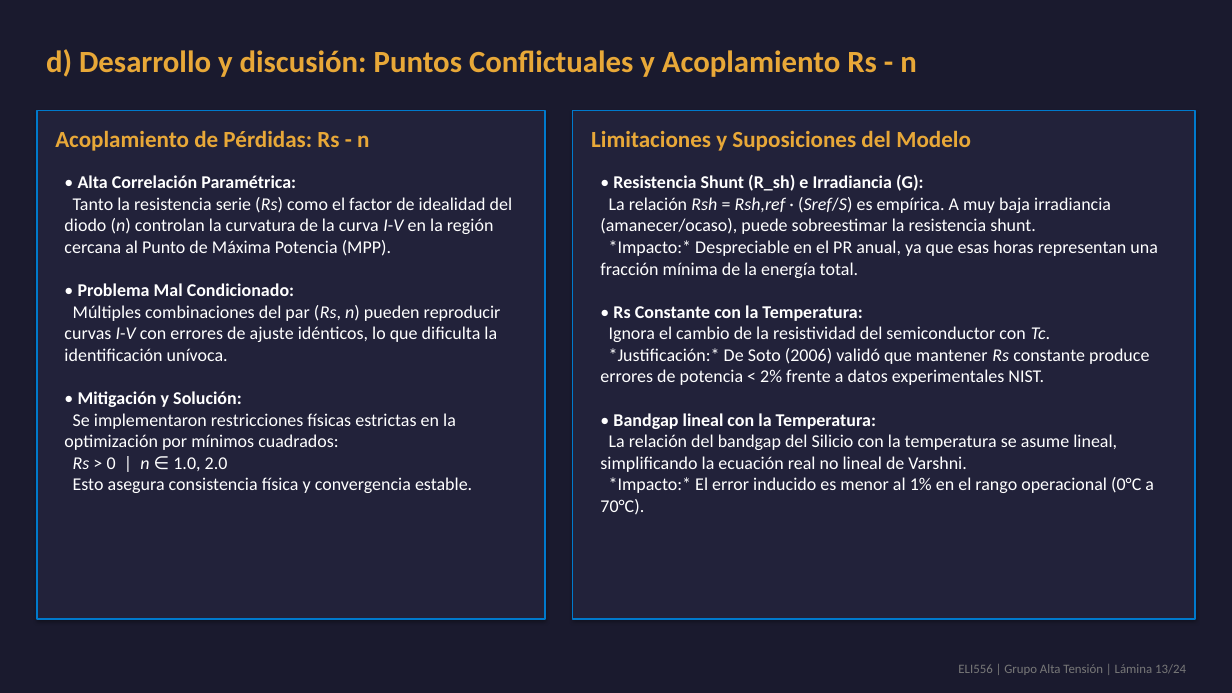
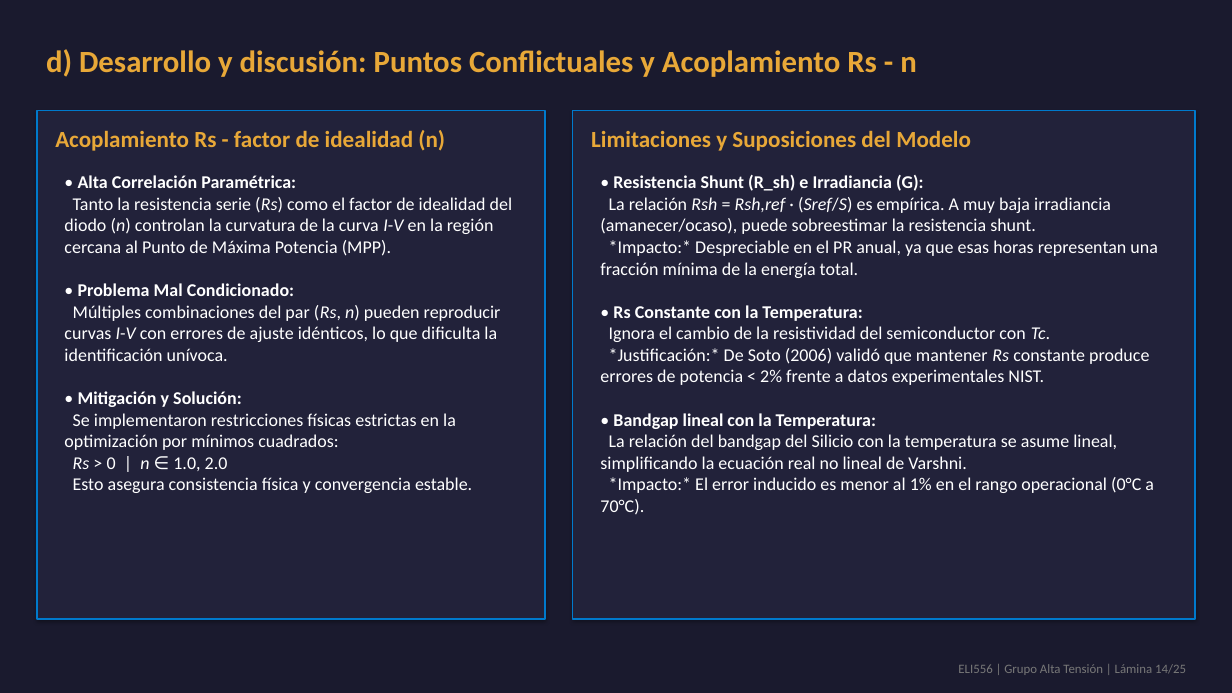
Before and after one commit to theChosen16/t2-paneles, a slide deck: slide 14 of output/Presentacion_Final_ELI556_Atacama.pptx (slide 13 before the commit). Drawn at 1232x693 pixels with LibreOffice and Linux fonts; fonts in the diff are those of the drawing. Boxes give left, top, right and bottom in pixels: in the first picture for what was removed or moved away, otherwise in the second. Text is boxed around its words. In the diff, an @@ line names an element or a change of style, - is before the commit and + after.

```diff
--- a/output/Presentacion_Final_ELI556_Atacama.pptx
+++ b/output/Presentacion_Final_ELI556_Atacama.pptx
@@ text at box(55, 130, 445, 151): text changed @@
-Acoplamiento de Pérdidas: Rs - n
+Acoplamiento Rs - factor de idealidad (n)
@@ text at box(958, 664, 1186, 675): text changed @@
-ELI556 | Grupo Alta Tensión | Lámina 13/24
+ELI556 | Grupo Alta Tensión | Lámina 14/25
```
Also in this commit, not shown: 23 other slides changed, 1 slide added, 29 other files.
